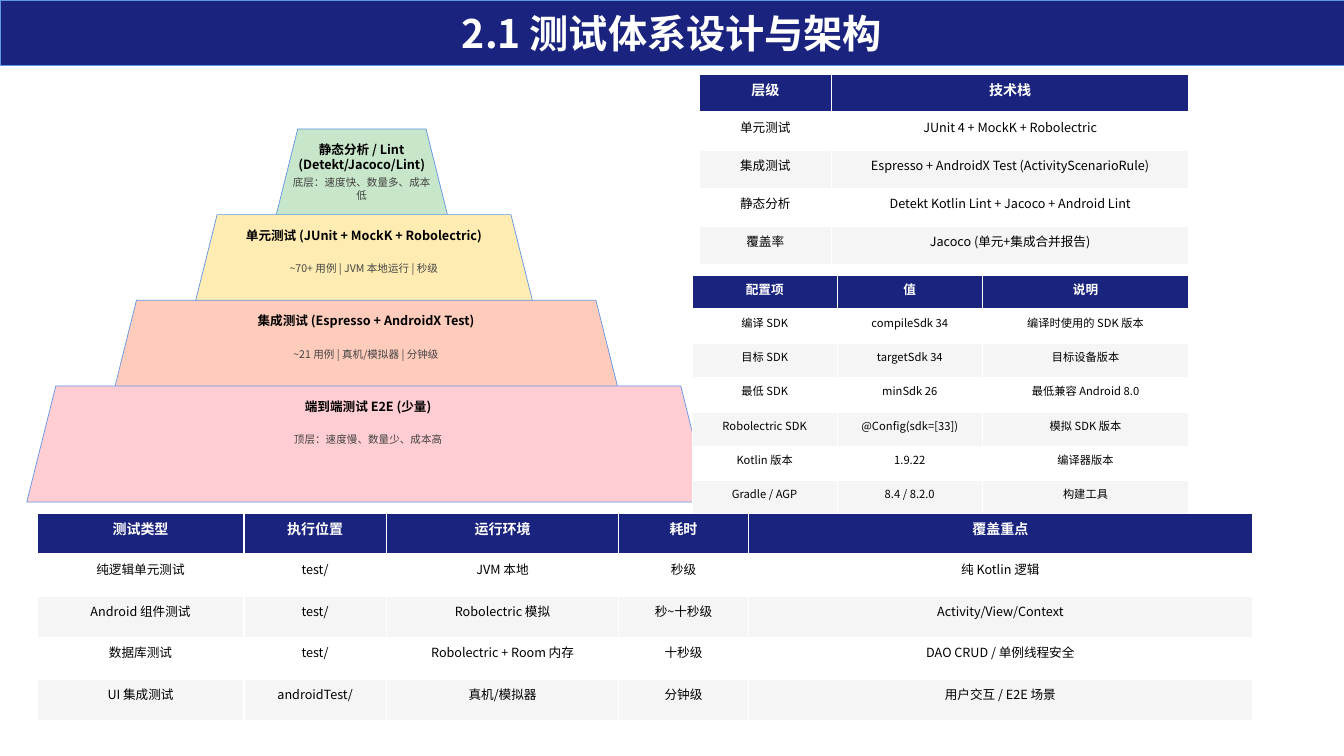
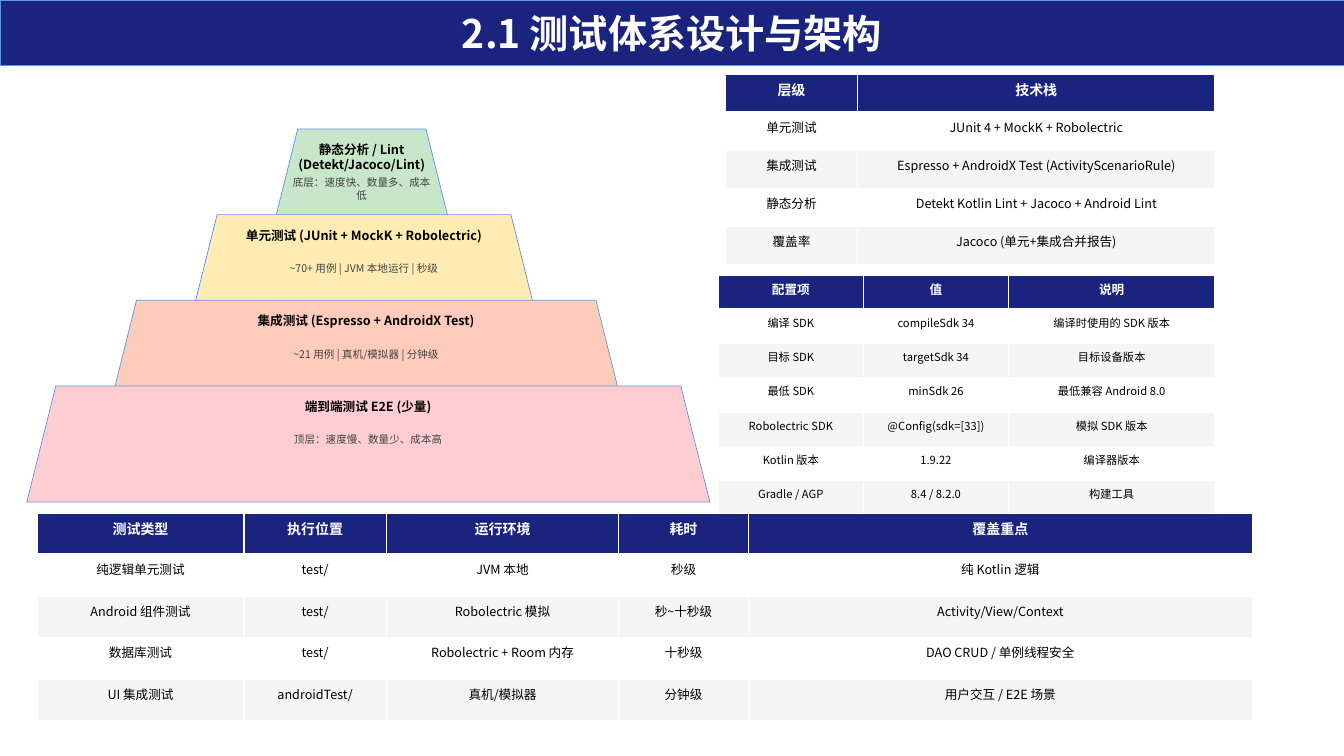
Before and after one commit to wentureing/fossify-math-unit-test, a slide deck: slide 11 of ppt相关/移动应用测试PPT.pptx (slide 12 before the commit). Drawn at 1344x756 pixels with LibreOffice and Linux fonts; fonts in the diff are those of the drawing. Boxes give left, top, right and bottom in pixels: in the first picture for what was removed or moved away, otherwise in the second. Text is boxed around its words. In the diff, an @@ line names an element or a change of style, - is before the commit and + after.

```diff
--- a/ppt相关/移动应用测试PPT.pptx
+++ b/ppt相关/移动应用测试PPT.pptx
@@ table: place and size @@
-table at (700, 75, 1190, 265)
+table at (726, 75, 1216, 265)
@@ table: place and size @@
-table at (693, 275, 1190, 515)
+table at (719, 275, 1216, 515)
```
Also in this commit, not shown: 7 other slides changed, 8 slides added, 11 slides removed, 11 other files.
